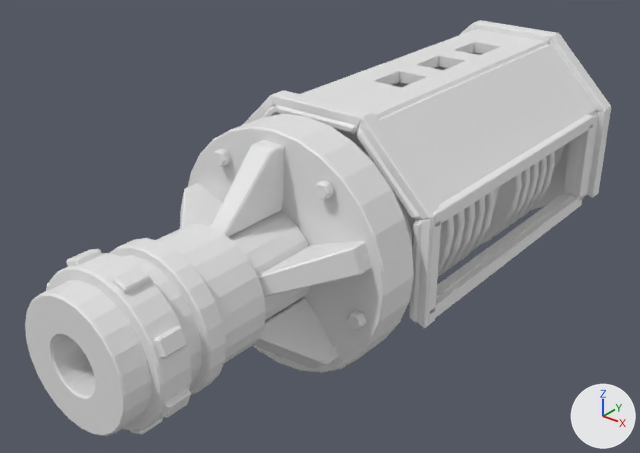
The OBJ model Assets/Resources/Models/Ricochet_M1/recoil.obj, before and after one commit.
Camera for both pictures: a 50 mm camera at (0.62, -1.602, 0.486) aimed at (-0.034, -0.785, -0.021). The axes (+X, +Y, +Z) are drawn at lower right. The lights are the same throughout. The older version comes first. Where no turn or scale is listed for an object, it has been applied to the vertices.

Script lines for the objects in view, before the commit:
```python
me_recoil = bpy.data.meshes.new('recoil')
me_recoil.from_pydata(...)  # 5292 vertices, 10450 faces; spans x -0.165..0.165, y -1.203..-0.28, z -0.155..0.164
ob_recoil = bpy.data.objects.new('recoil', me_recoil)
ob_recoil.location = (0.0, 0.0, 0.0)
```
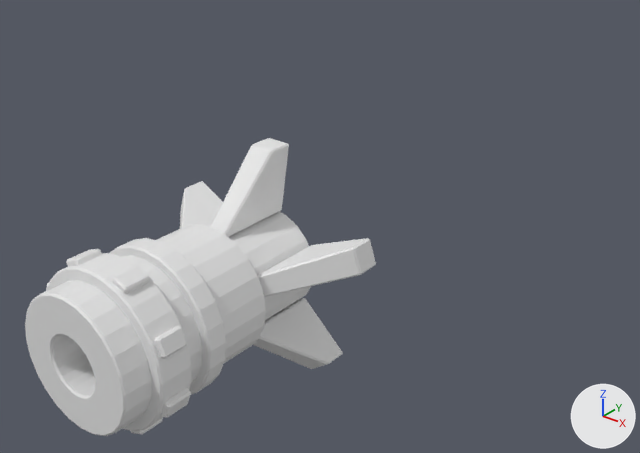
Diff of the bpy script that builds the scene:
```diff
--- a/Assets/Resources/Models/Ricochet_M1/recoil.obj.py
+++ b/Assets/Resources/Models/Ricochet_M1/recoil.obj.py
@@ me_recoil @@
 # used by ob_recoil; location = (0.0, 0.0, 0.0)
-me_recoil.from_pydata(...)  # 5292 vertices, 10450 faces; spans x -0.165..0.165, y -1.203..-0.28, z -0.155..0.164
+me_recoil.from_pydata(...)  # 1107 vertices, 2198 faces; spans x -0.137..0.137, y -1.203..-0.9, z -0.121..0.14
+# me_recoil part 1: 43 loose pieces with 4185 vertices, spanning x -0.165..0.165, y -0.922..-0.28, z -0.155..0.164, are deleted
```

Boxes (x1, y1, x2, y2) around the edits, measured in the pictures (640 x 453 px):
'recoil', reshaped (40% narrower, 28% shorter)
    before: (25, 20, 611, 436)
    after: (25, 138, 376, 436)
part 1 of me_recoil, deleted
    before: (188, 20, 611, 373)
